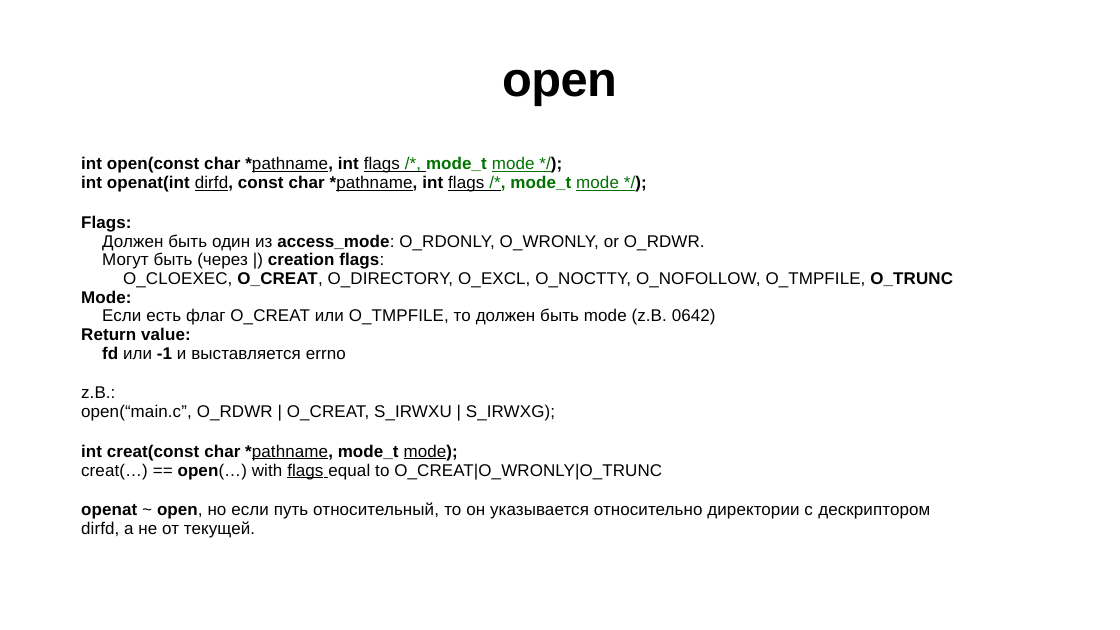
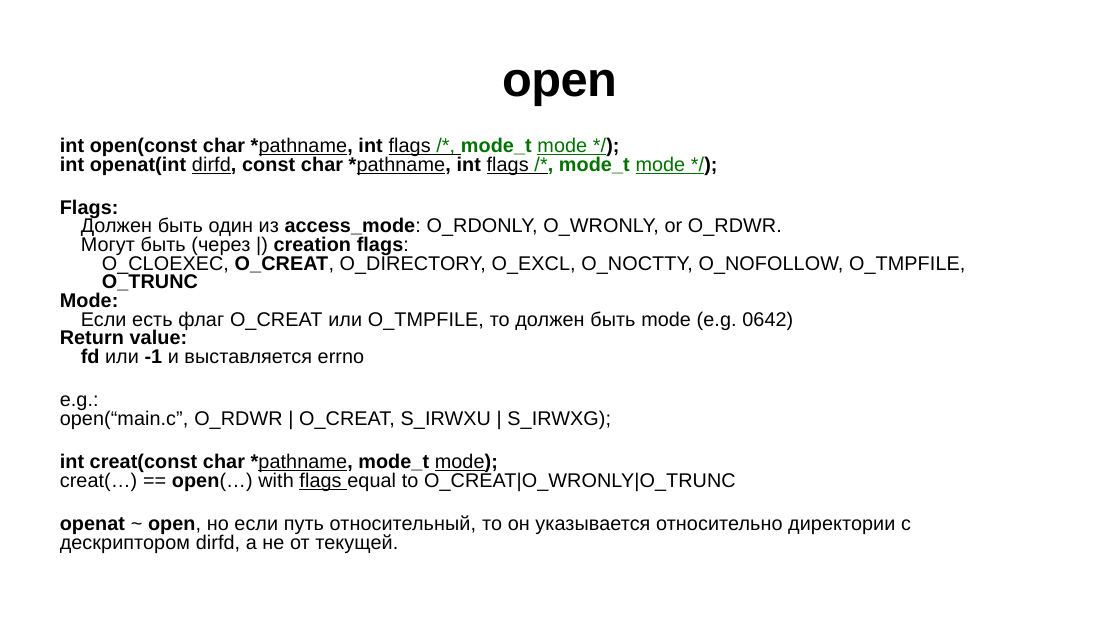
Before and after one commit to kostya2709/CAOS_seminars, a slide deck: slide 2 of sem_3_file_system/presentations/caos_3.pptx. Drawn at 1120x630 pixels with LibreOffice and Linux fonts; fonts in the diff are those of the drawing. Boxes give left, top, right and bottom in pixels: in the first picture for what was removed or moved away, otherwise in the second. Text is boxed around its words. In the diff, an @@ line names an element or a change of style, - is before the commit and + after.

```diff
--- a/sem_3_file_system/presentations/caos_3.pptx
+++ b/sem_3_file_system/presentations/caos_3.pptx
@@ text "int open(const char *pathname, int ...": place and size @@
-text "int open(const char *pathname, int ..." at (81,156,953,538)
+text "int open(const char *pathname, int ..." at (60,137,965,553)
@@ text at (60,137,965,491): size 24 to 28 pt in "int open(const char *pathname, int flags /*, ...", "int openat(int dirfd, const char *pathname, int ...", "Flags:", "Должен быть один из access_mode: O_RDONLY, O_WRONLY, ..." and 8 more places @@
@@ text at (81,311,793,330): text changed; size 24 to 28 pt @@
-Если есть флаг O_CREAT или O_TMPFILE, то должен быть mode (z.B. 0642)
+Если есть флаг O_CREAT или O_TMPFILE, то должен быть mode (e.g. 0642)
@@ text at (60,395,99,410): text changed; size 24 to 28 pt @@
-z.B.:
+e.g.:
@@ text at (60,515,911,553): text changed; size 24 to 28 pt @@
-openat ~ open, но если путь относительный, то он указывается относительно директории с дескриптором
-dirfd, а не от текущей.
+openat ~ open, но если путь относительный, то он указывается относительно директории с дескриптором dirfd, а не от текущей.
```
Also in this commit, not shown: 5 other slides changed, 40 other files.
